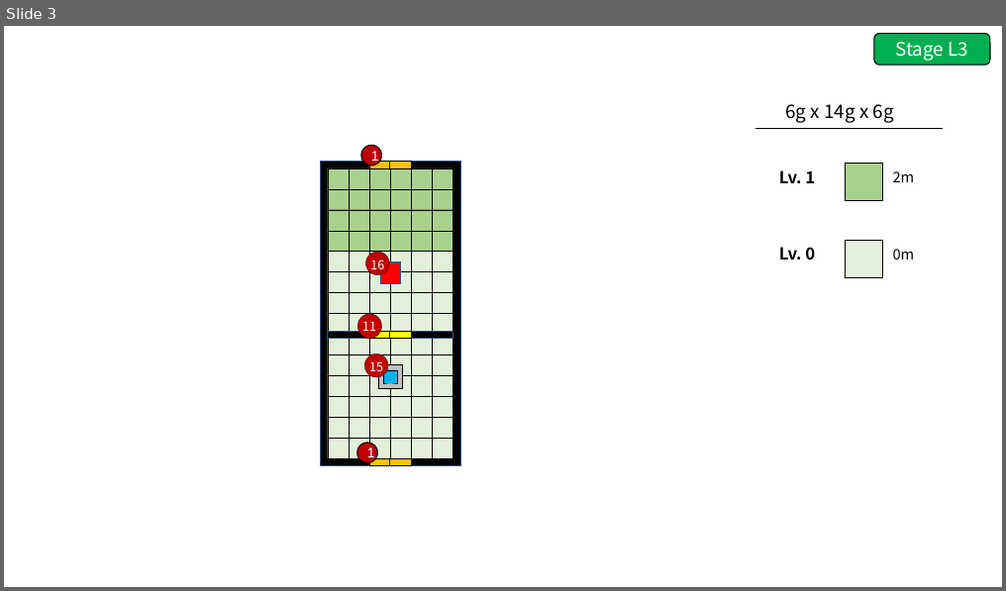
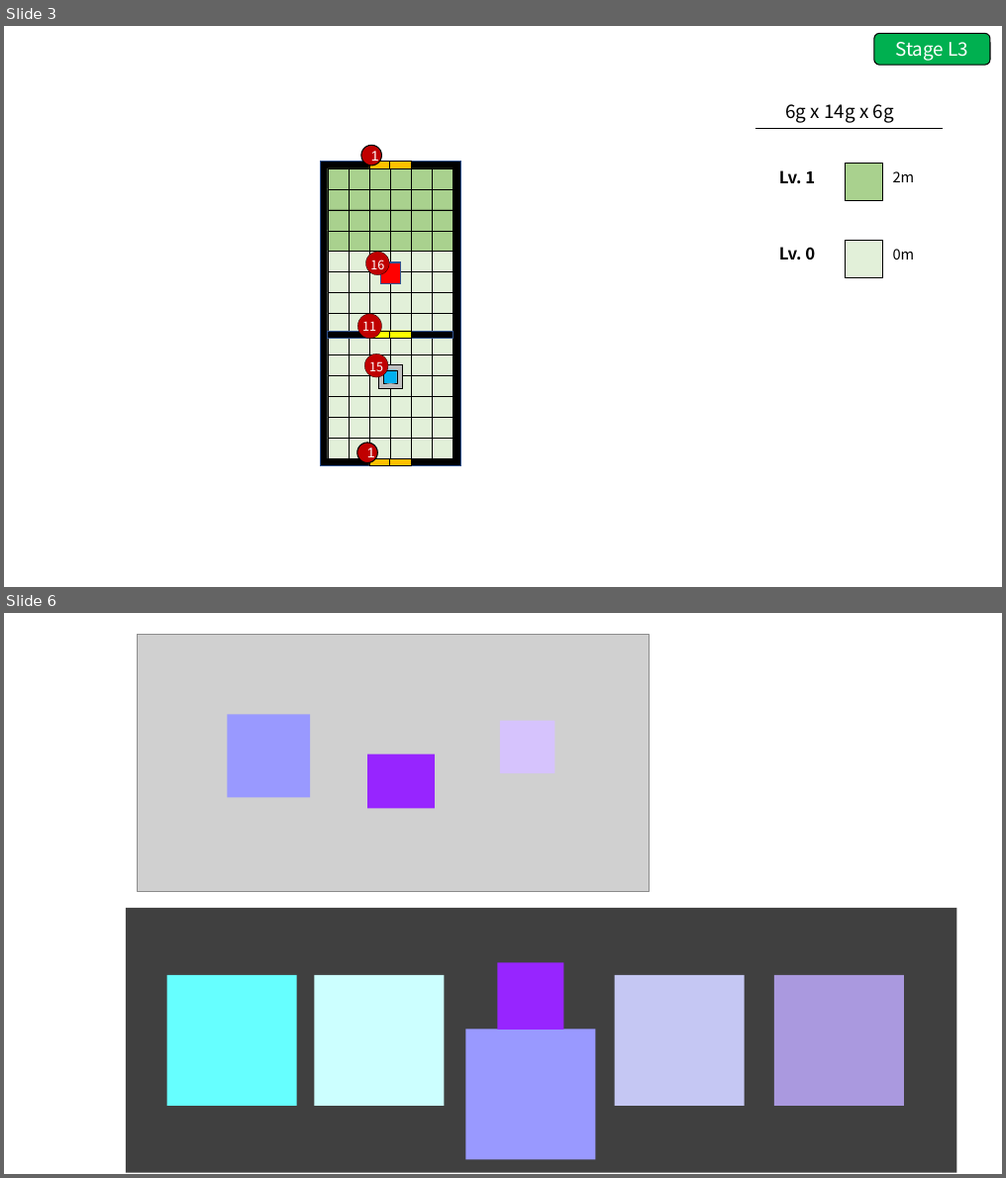
Before and after one commit to GGMGangsterHamster/GangsterHamster, a slide deck: Documents/Stage_L.pptx. Shown one above the other, each under a label of ours: slide 3 before the commit, slides 3 and 6 after it; the slides between them are not shown. The pictures are 1006x591 and 1006x1178 pixels, drawn with LibreOffice and Linux fonts; fonts in the diff are those of the drawing; grey boxes stand for pictures. Boxes give left, top, right and bottom in pixels: in the first picture for what was removed or moved away, otherwise in the second. Text is boxed around its words. In the diff, an @@ line names an element or a change of style, - is before the commit and + after.

```diff
--- a/Documents/Stage_L.pptx
+++ b/Documents/Stage_L.pptx
@@ slide 6 added at (4, 613, 1002, 1174), background #FFFFFF @@
@@ picture added at (138, 635, 648, 891) @@
@@ rectangle added at (227, 714, 310, 797), fill #9999FF @@
@@ rectangle added at (500, 721, 554, 774), fill #D6C3FD @@
@@ rectangle added at (367, 755, 435, 808), fill #9725FF @@
@@ rectangle added at (126, 908, 957, 1173), fill #404040 @@
@@ rectangle added at (497, 963, 564, 1030), fill #9725FF @@
@@ rectangle added at (167, 975, 297, 1106), fill #66FFFF @@
@@ rectangle added at (315, 975, 445, 1106), fill #CCFFFF @@
@@ rectangle added at (615, 975, 745, 1106), fill #C5C7F3 @@
@@ rectangle added at (774, 975, 904, 1106), fill #AA99DF @@
@@ rectangle added at (466, 1029, 595, 1160), fill #9999FF @@
```
Also in this commit, not shown: 1 slide changed, 1 other slide added, 2 other files.
